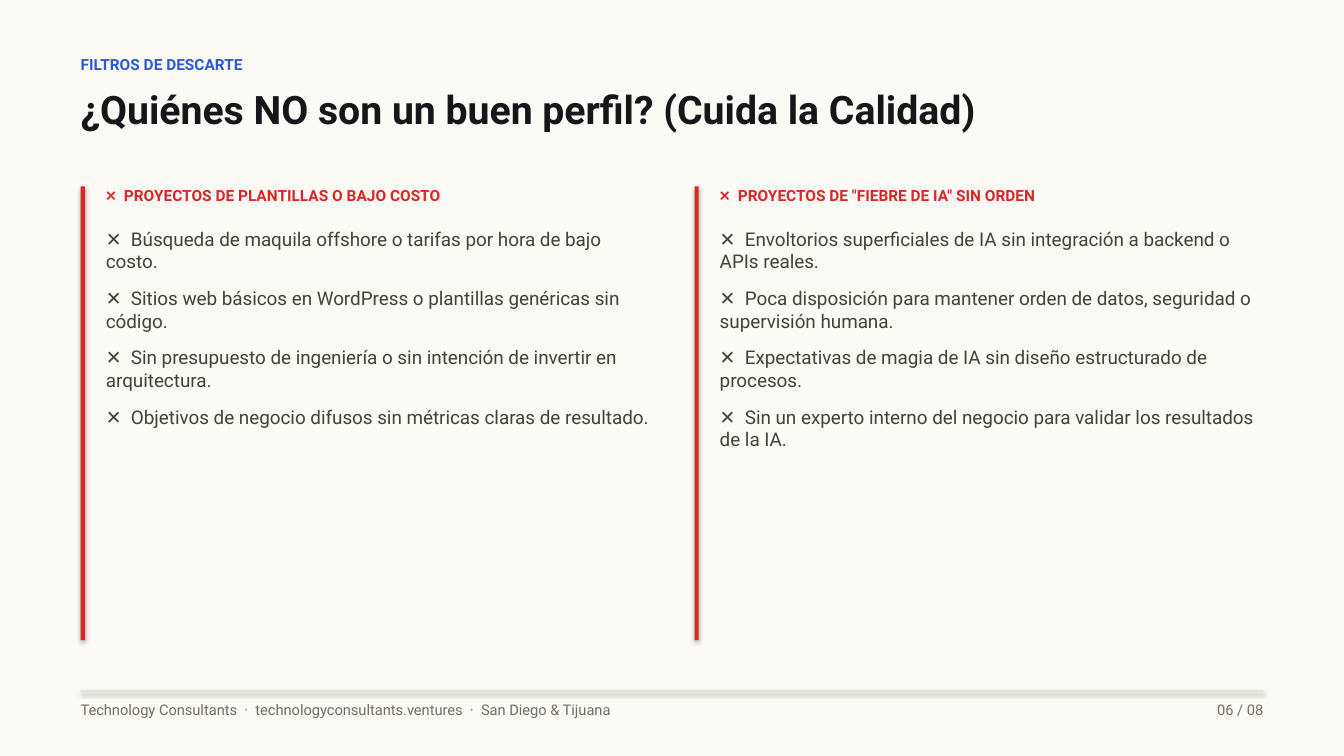
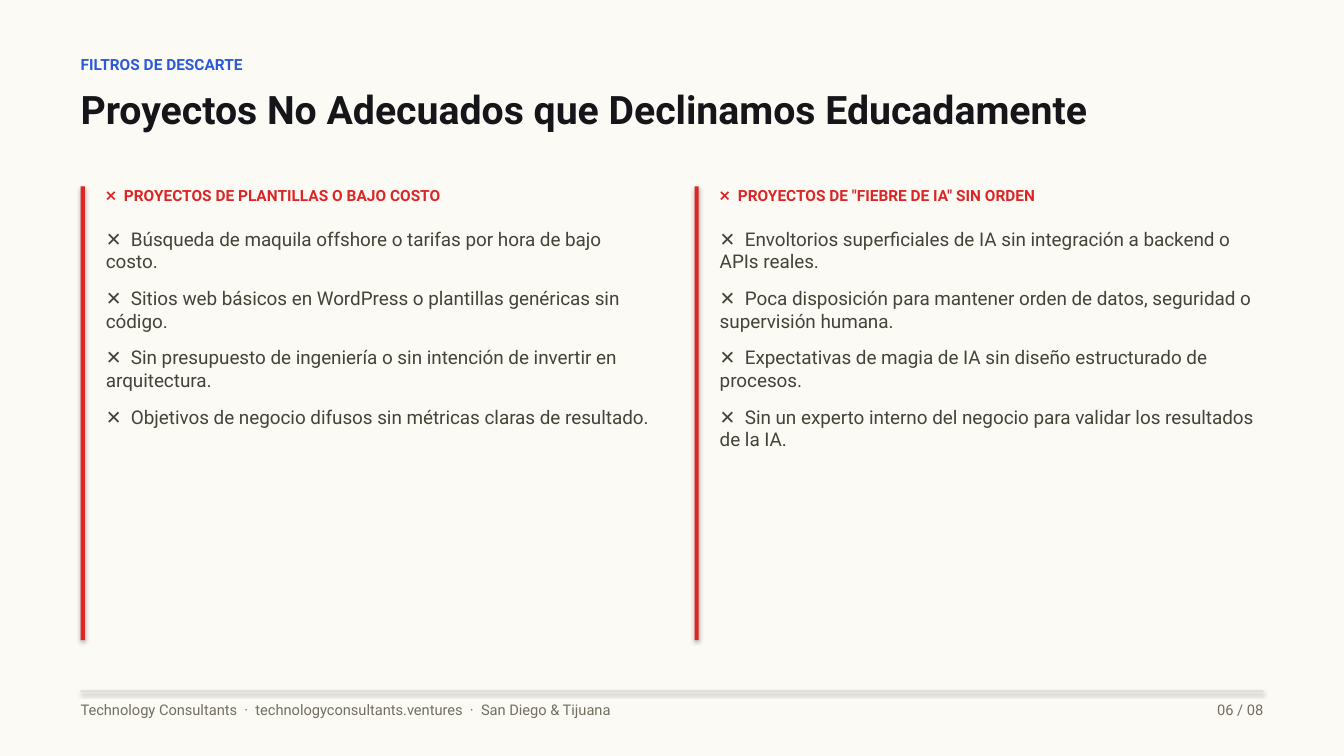
Before and after one commit to rguido198/TechnologyConsultantsVentures, a slide deck: slide 6 of Technology_Consultants_A_Quien_Enviarme_MX.pptx. Drawn at 1344x756 pixels with LibreOffice and Linux fonts; fonts in the diff are those of the drawing. Boxes give left, top, right and bottom in pixels: in the first picture for what was removed or moved away, otherwise in the second. Text is boxed around its words. In the diff, an @@ line names an element or a change of style, - is before the commit and + after.

```diff
--- a/Technology_Consultants_A_Quien_Enviarme_MX.pptx
+++ b/Technology_Consultants_A_Quien_Enviarme_MX.pptx
@@ text at bbox=[81, 94, 1087, 133]: text changed @@
-¿Quiénes NO son un buen perfil? (Cuida la Calidad)
+Proyectos No Adecuados que Declinamos Educadamente
```
Also in this commit, not shown: 7 other slides changed, 1 other file.
